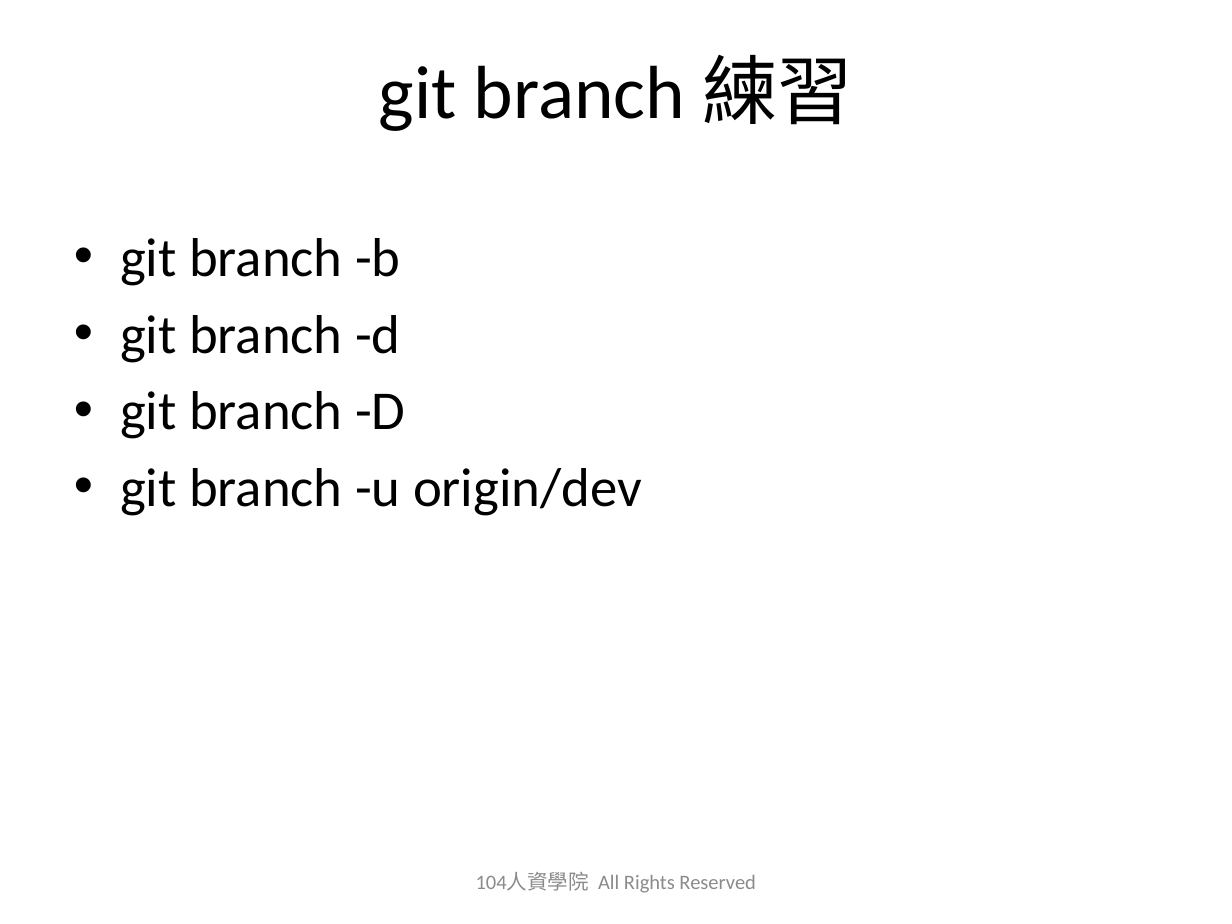
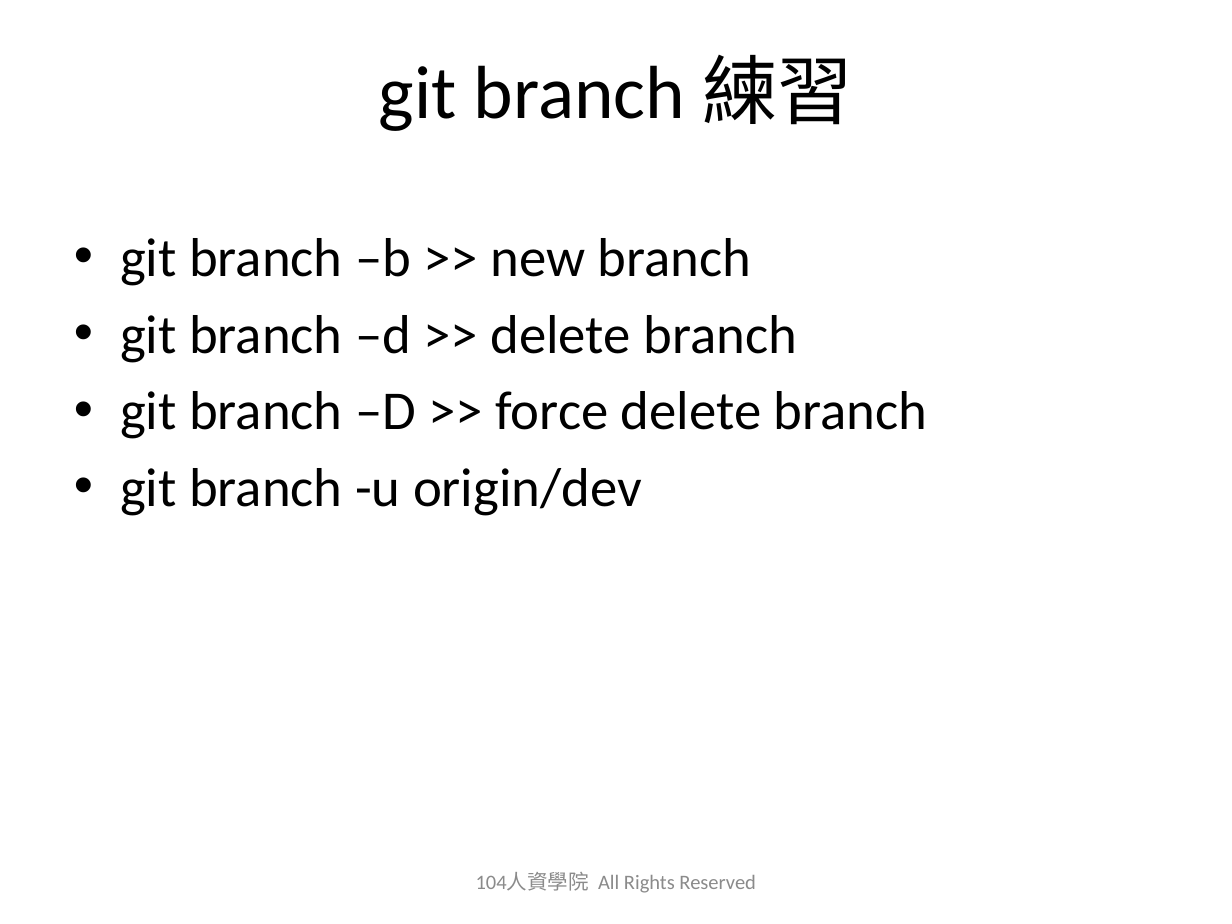
Before and after one commit to austinwang104/playGit, a slide deck: slide 18 of 2019_0627_Git_Share_HA.pptx. Drawn at 1232x924 pixels with LibreOffice and Linux fonts; fonts in the diff are those of the drawing; background and template pictures are left out. Boxes give left, top, right and bottom in pixels: in the first picture for what was removed or moved away, otherwise in the second. Text is boxed around its words. In the diff, an @@ line names an element or a change of style, - is before the commit and + after.

```diff
--- a/2019_0627_Git_Share_HA.pptx
+++ b/2019_0627_Git_Share_HA.pptx
@@ text at bbox=[120, 238, 928, 439]: text changed @@
-• git branch -b
-• git branch -d
-• git branch -D
+• git branch –b >> new branch
+• git branch –d >> delete branch
+• git branch –D >> force delete branch
```
Also in this commit, not shown: 5 other slides changed.
